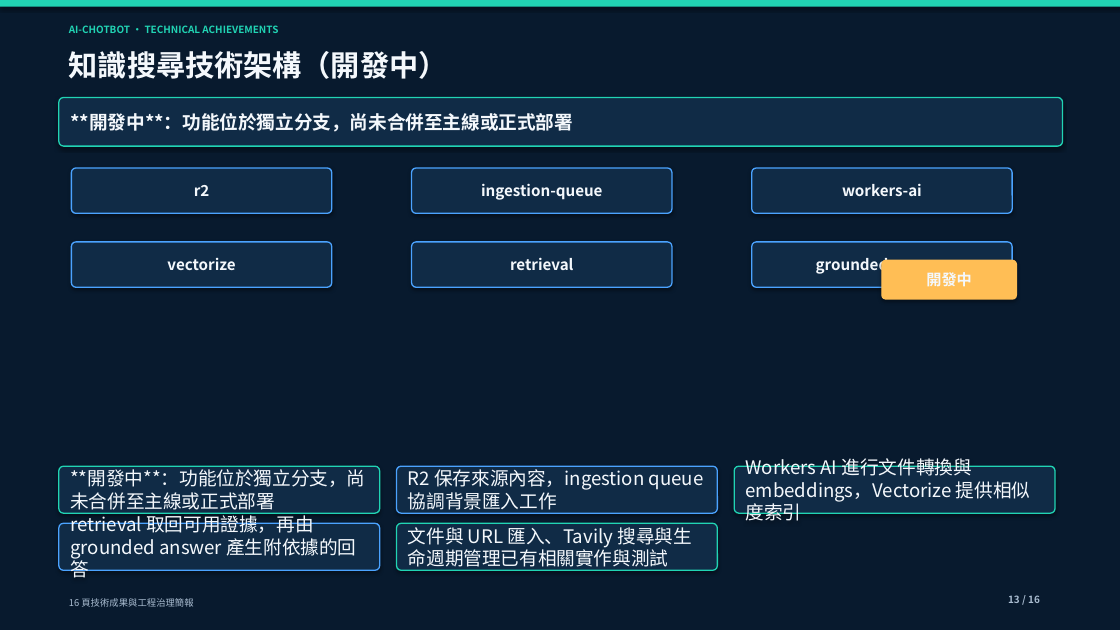
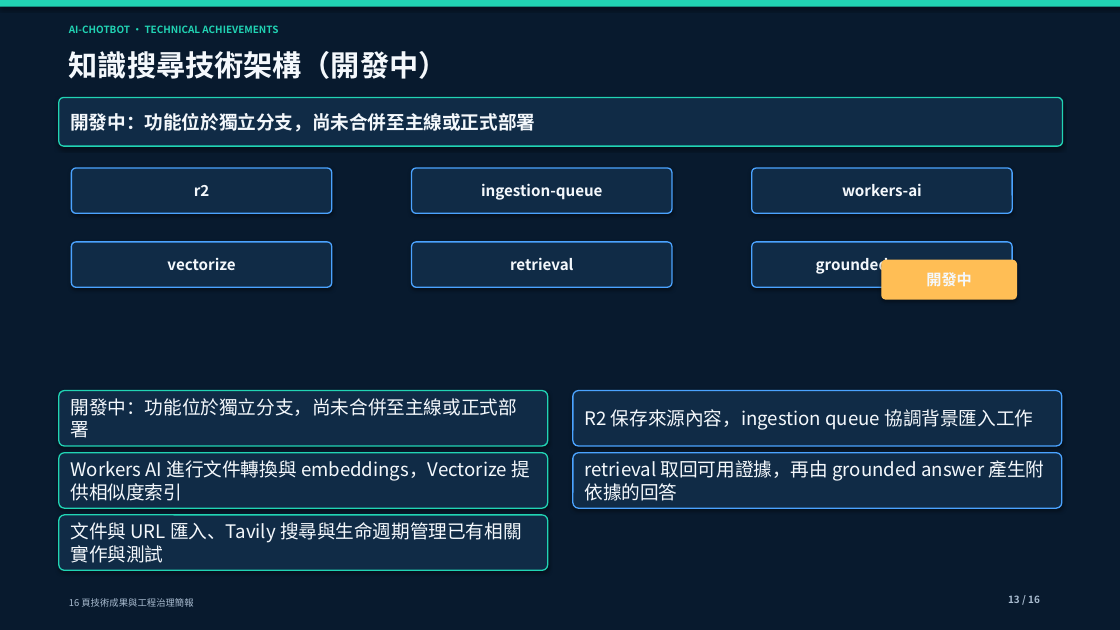
Before and after one commit to yamopeng0918/AI-ChotBot, a slide deck: slide 13 of docs/presentations/AI-ChotBot-technical-achievements.pptx. Drawn at 1120x630 pixels with LibreOffice and Linux fonts; fonts in the diff are those of the drawing. Boxes give left, top, right and bottom in pixels: in the first picture for what was removed or moved away, otherwise in the second. Text is boxed around its words. In the diff, an @@ line names an element or a change of style, - is before the commit and + after.

```diff
--- a/docs/presentations/AI-ChotBot-technical-achievements.pptx
+++ b/docs/presentations/AI-ChotBot-technical-achievements.pptx
@@ text in rounded rectangle at <box>70,113,535,132</box>: text changed @@
-**開發中**：功能位於獨立分支，尚未合併至主線或正式部署
+開發中：功能位於獨立分支，尚未合併至主線或正式部署
@@ rounded rectangle "開發中：功能位於獨立分支，尚未合併至主線或正式部署": place and size @@
-rounded rectangle "開發中：功能位於獨立分支，尚未合併至主線或正式部署" at <box>59,466,380,513</box>
+rounded rectangle "開發中：功能位於獨立分支，尚未合併至主線或正式部署" at <box>59,391,548,446</box>
@@ text in rounded rectangle at <box>71,398,517,438</box>: text changed @@
-**開發中**：功能位於獨立分支，尚未合併至主線或正式部署
+開發中：功能位於獨立分支，尚未合併至主線或正式部署
@@ rounded rectangle "R2 保存來源內容，ingestion queue 協調背景匯入工作": place and size @@
-rounded rectangle "R2 保存來源內容，ingestion queue 協調背景匯入工作" at <box>397,466,718,513</box>
+rounded rectangle "R2 保存來源內容，ingestion queue 協調背景匯入工作" at <box>573,391,1062,446</box>
@@ rounded rectangle "Workers AI 進行文件轉換與 embeddings，Vectorize 提供相似度索引": place and size @@
-rounded rectangle "Workers AI 進行文件轉換與 embeddings，Vectorize 提供相似度索引" at <box>734,466,1055,513</box>
+rounded rectangle "Workers AI 進行文件轉換與 embeddings，Vectorize 提供相似度索引" at <box>59,453,548,508</box>
@@ rounded rectangle "retrieval 取回可用證據，再由 grounded answer 產生附依據的回答": place and size @@
-rounded rectangle "retrieval 取回可用證據，再由 grounded answer 產生附依據的回答" at <box>59,523,380,571</box>
+rounded rectangle "retrieval 取回可用證據，再由 grounded answer 產生附依據的回答" at <box>573,453,1062,508</box>
@@ rounded rectangle "文件與 URL 匯入、Tavily 搜尋與生命週期管理已有相關實作與測試": place and size @@
-rounded rectangle "文件與 URL 匯入、Tavily 搜尋與生命週期管理已有相關實作與測試" at <box>397,523,718,571</box>
+rounded rectangle "文件與 URL 匯入、Tavily 搜尋與生命週期管理已有相關實作與測試" at <box>59,515,548,571</box>
```
Also in this commit, not shown: 12 other slides changed, 3 other files.
